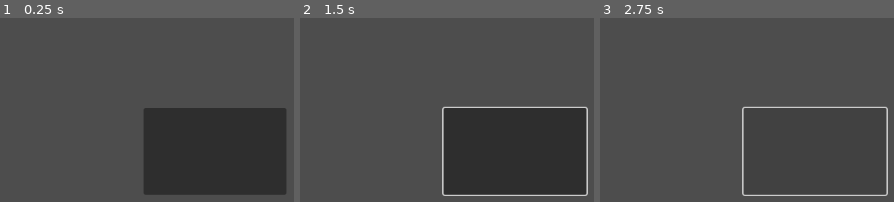
Above: before the commit, frames 1-3 (left to right).
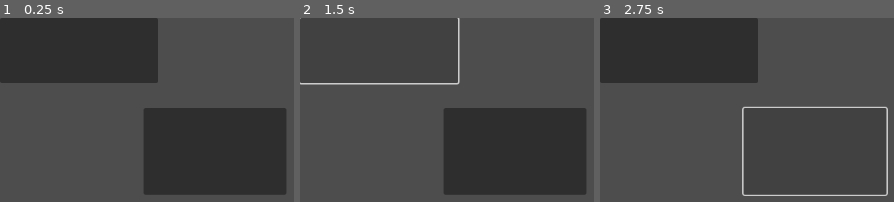
Above: after the commit, the same moments.

Repository: OnlyOne7946/lost-in-the-past
Game: Godot game, scene res://scenes/button.tscn
Two runs of this game, one before a commit and one after it. Both use one fixed random seed, a clock stepped at 60 frames per second and the inputs below. The project has no main scene, so this scene is started directly.
Inputs (mouse positions are in pixels of both pictures, inside the frame that each line leads up to):
- Up to frame 1 (0.25 s): no input
- Up to frame 2 (1.5 s): click (514, 150) at 0.5 s; click (379, 51) at 1.27 s
- Up to frame 3 (2.75 s): click (814, 150) at 2 s

The runs differ from the first frame. In frame 1, 19% of the frame differs, in the area x 0-54%, y 0-36%; in frame 2, 2.5%; in frame 3, 19%.

Commit message:
test git

Diff:
--- a/scenes/button.tscn
+++ b/scenes/button.tscn
@@ -7,3 +7,7 @@
 offset_top = 130.0
 offset_right = 413.0
 offset_bottom = 255.0
+
+[node name="Button2" type="Button" parent="."]
+offset_right = 228.0
+offset_bottom = 94.0
